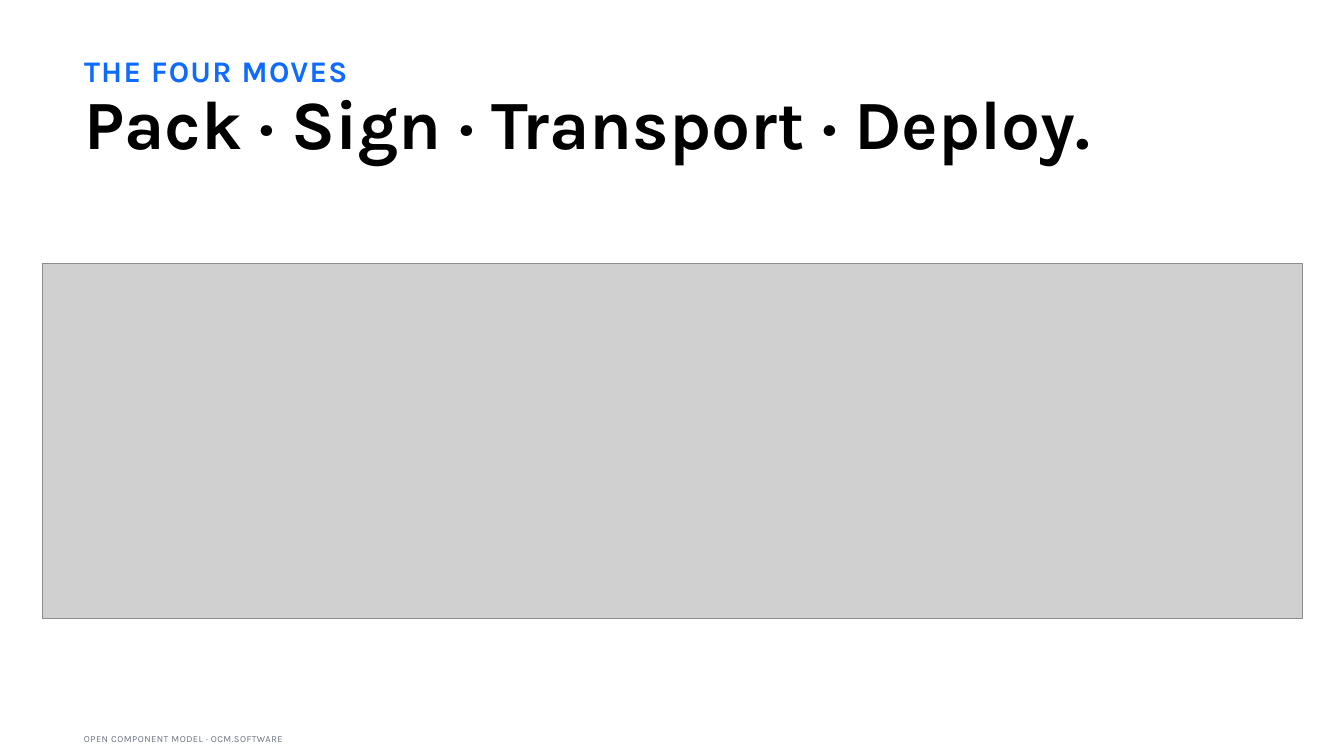
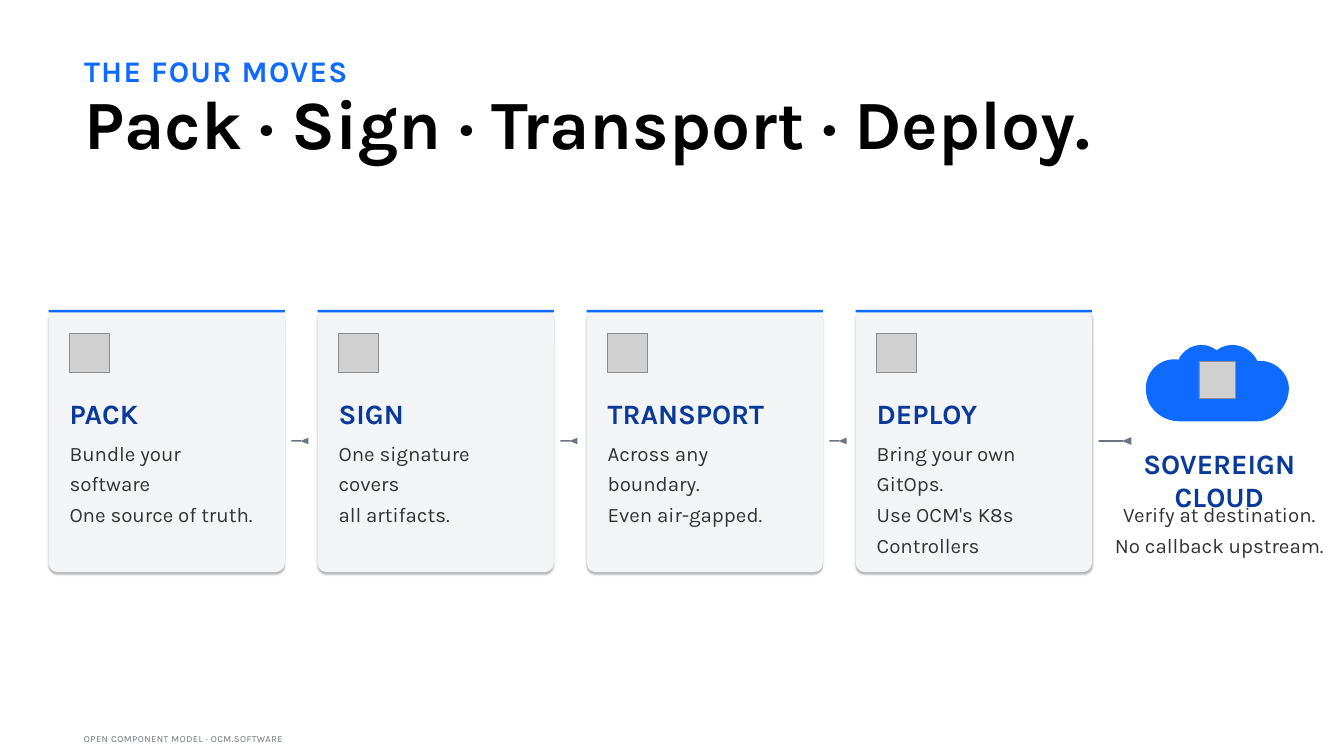
Before and after one commit to morri-son/open-component-model, a slide deck: slide 7 of docs/community/marketing/decks/architect-phase2a/OCM-Story-Architect-External.pptx. Drawn at 1344x756 pixels with LibreOffice and Linux fonts; fonts in the diff are those of the drawing; grey boxes stand for pictures. Boxes give left, top, right and bottom in pixels: in the first picture for what was removed or moved away, otherwise in the second. Text is boxed around its words. In the diff, an @@ line names an element or a change of style, - is before the commit and + after.

```diff
--- a/docs/community/marketing/decks/architect-phase2a/OCM-Story-Architect-External.pptx
+++ b/docs/community/marketing/decks/architect-phase2a/OCM-Story-Architect-External.pptx
@@ picture removed at (x1=42, y1=263, x2=1302, y2=618) @@
@@ rounded rectangle added at (x1=48, y1=310, x2=285, y2=573), fill #F3F4F6 @@
@@ rectangle added at (x1=48, y1=310, x2=285, y2=312), fill #0F6BFF @@
@@ rounded rectangle added at (x1=318, y1=310, x2=554, y2=573), fill #F3F4F6 @@
@@ rectangle added at (x1=318, y1=310, x2=554, y2=312), fill #0F6BFF @@
@@ rounded rectangle added at (x1=587, y1=310, x2=823, y2=573), fill #F3F4F6 @@
@@ rectangle added at (x1=587, y1=310, x2=823, y2=312), fill #0F6BFF @@
@@ rounded rectangle added at (x1=855, y1=310, x2=1092, y2=573), fill #F3F4F6 @@
@@ rectangle added at (x1=855, y1=310, x2=1092, y2=312), fill #0F6BFF @@
@@ picture added at (x1=70, y1=333, x2=110, y2=373) @@
@@ picture added at (x1=339, y1=333, x2=378, y2=373) @@
@@ picture added at (x1=607, y1=333, x2=647, y2=373) @@
@@ picture added at (x1=877, y1=333, x2=917, y2=373) @@
@@ freeform shape added at (x1=1146, y1=340, x2=1289, y2=421), fill #0F6BFF @@
@@ picture added at (x1=1199, y1=362, x2=1236, y2=398) @@
@@ text added at (x1=70, y1=405, x2=139, y2=425), 30 pt, text #0A3A99, bold @@
+PACK
@@ text added at (x1=339, y1=405, x2=404, y2=425), 30 pt, text #0A3A99, bold @@
+SIGN
@@ text added at (x1=608, y1=405, x2=764, y2=425), 30 pt, text #0A3A99, bold @@
+TRANSPORT
@@ text added at (x1=877, y1=405, x2=978, y2=425), 30 pt, text #0A3A99, bold @@
+DEPLOY
@@ text added at (x1=70, y1=447, x2=252, y2=523), 22 pt, text #333333 @@
+Bundle your software
+One source of truth.
@@ rectangle added at (x1=292, y1=440, x2=302, y2=442), fill #6B7280 @@
@@ freeform shape added at (x1=300, y1=437, x2=308, y2=444), fill #6B7280 @@
@@ text added at (x1=339, y1=447, x2=470, y2=523), 22 pt, text #333333 @@
+One signature covers
+all artifacts.
@@ rectangle added at (x1=560, y1=440, x2=571, y2=442), fill #6B7280 @@
@@ freeform shape added at (x1=570, y1=437, x2=578, y2=444), fill #6B7280 @@
@@ text added at (x1=608, y1=448, x2=762, y2=527), 22 pt, text #333333 @@
+Across any boundary.
+Even air-gapped.
@@ rectangle added at (x1=829, y1=440, x2=839, y2=442), fill #6B7280 @@
@@ freeform shape added at (x1=839, y1=437, x2=847, y2=444), fill #6B7280 @@
@@ text added at (x1=877, y1=447, x2=1015, y2=553), 22 pt, text #333333 @@
+Bring your own GitOps.
+Use OCM's K8s Controllers
@@ rectangle added at (x1=1099, y1=440, x2=1123, y2=442), fill #6B7280 @@
@@ freeform shape added at (x1=1122, y1=437, x2=1132, y2=445), fill #6B7280 @@
@@ text added at (x1=1143, y1=455, x2=1295, y2=514), 30 pt, text #0A3A99, bold @@
+SOVEREIGN
+CLOUD
@@ text added at (x1=1115, y1=504, x2=1324, y2=558), 22 pt, text #333333 @@
+Verify at destination.
+No callback upstream.
```
Also in this commit, not shown: 12 other slides changed, 17 other files.
